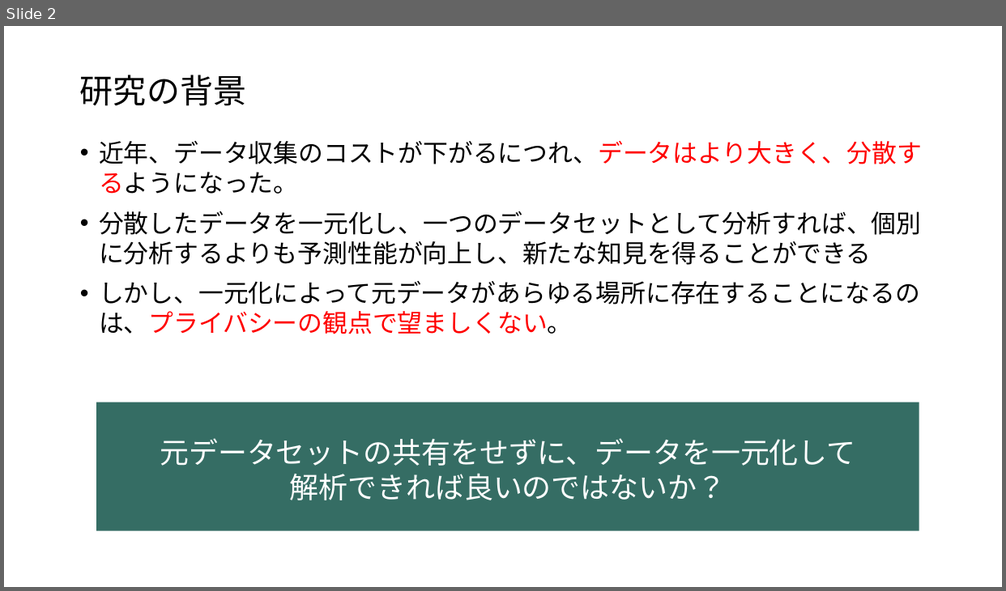
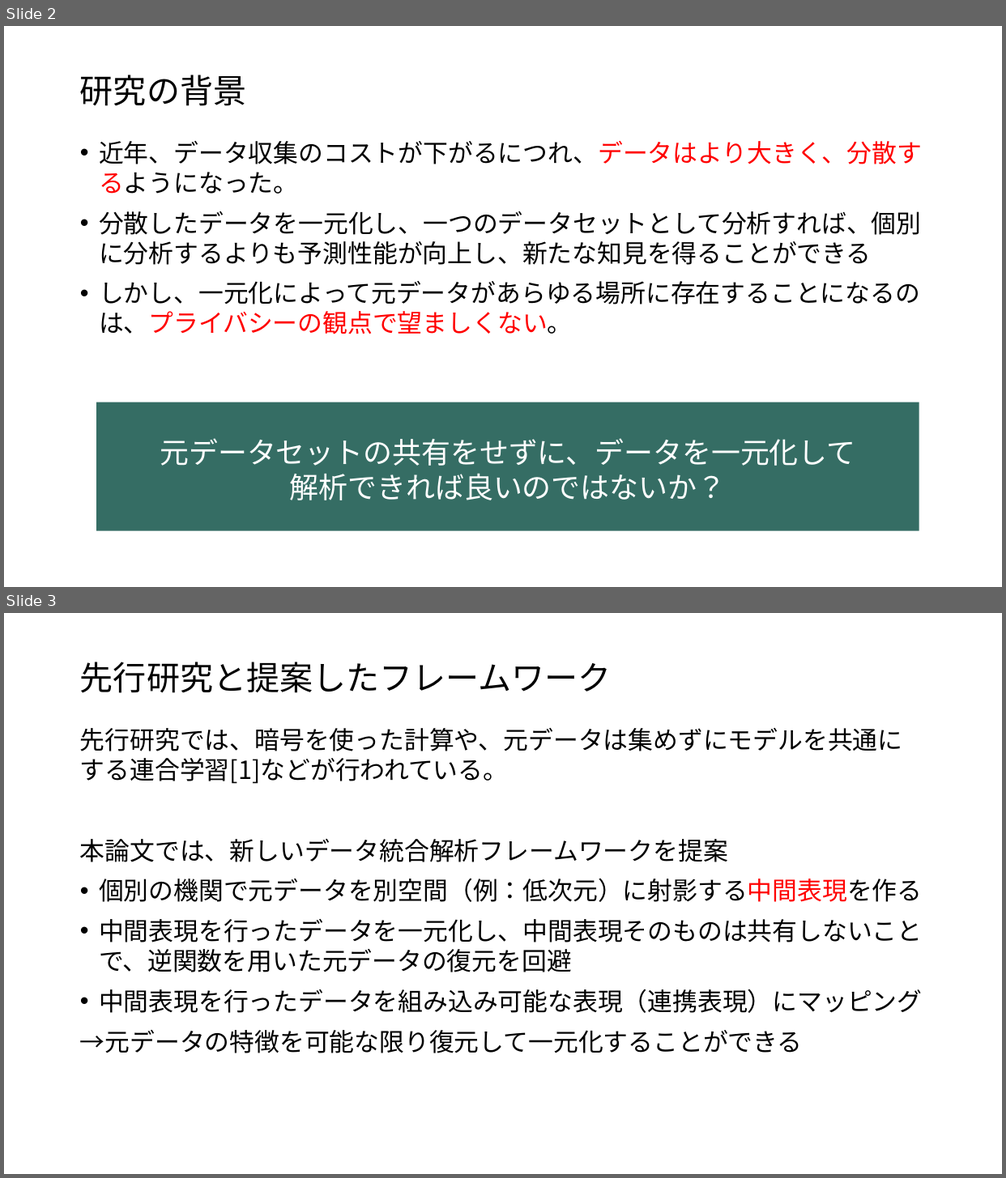
Before and after one commit to tomos7231/seminar, a slide deck: research/Data-Collaboration-Analysis.pptx. Shown one above the other, each under a label of ours: slide 2 before the commit, slides 2 and 3 after it. The pictures are 1006x591 and 1006x1178 pixels, drawn with LibreOffice and Linux fonts; fonts in the diff are those of the drawing. Boxes give left, top, right and bottom in pixels: in the first picture for what was removed or moved away, otherwise in the second. Text is boxed around its words. In the diff, an @@ line names an element or a change of style, - is before the commit and + after.

```diff
--- a/research/Data-Collaboration-Analysis.pptx
+++ b/research/Data-Collaboration-Analysis.pptx
@@ slide 3 added at (4,613,1002,1174), background #FFFFFF @@
@@ title added at (80,662,612,693), 32 pt, text #000000 @@
+先行研究と提案したフレームワーク
@@ text added at (80,728,922,1054), 24 pt, text #000000 @@
+先行研究では、暗号を使った計算や、元データは集めずにモデルを共通にする連合学習[1]などが行われている。
+本論文では、新しいデータ統合解析フレームワークを提案
+• 個別の機関で元データを別空間（例：低次元）に射影する中間表現を作る
+• 中間表現を行ったデータを一元化し、中間表現そのものは共有しないことで、逆関数を用いた元データの復元を回避
+• 中間表現を行ったデータを組み込み可能な表現（連携表現）にマッピング
+→元データの特徴を可能な限り復元して一元化することができる
```
Also in this commit, not shown: 1 slide changed, 3 other slides added, 1 other file.
